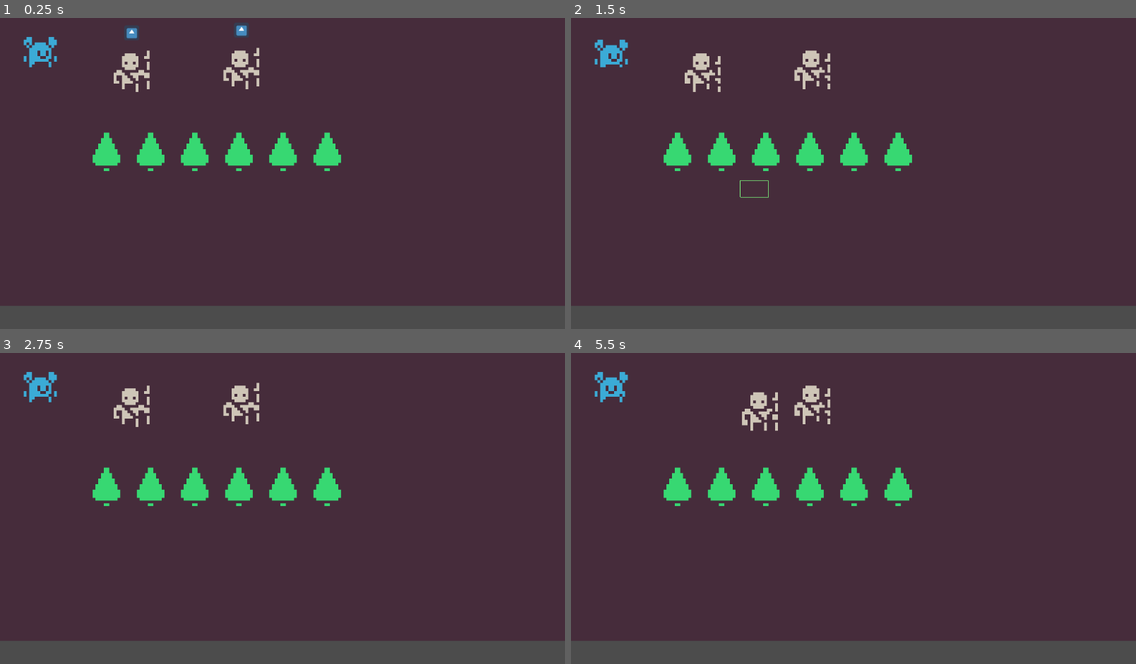
Above: before the commit, frames 1-4 (two rows, left to right).
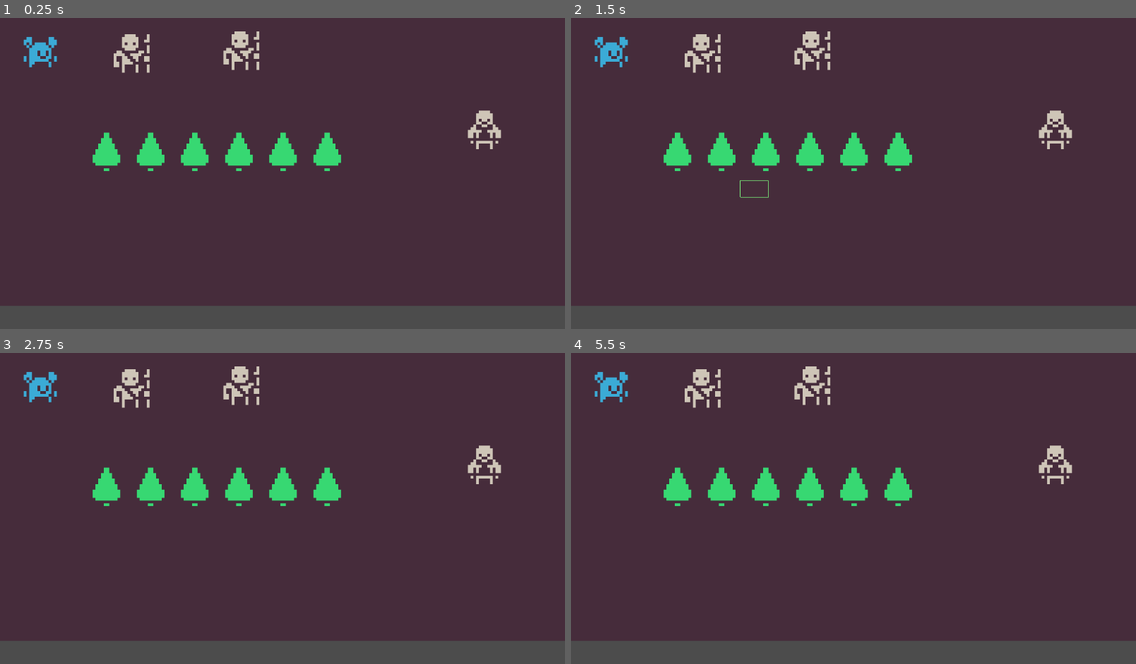
Above: after the commit, the same moments.

Repository: BasicLich/MizJam-3
Game: Godot game, scene res://Levels/Lvl1.tscn
The game is run twice, just before and just after one commit, with the same random seed, the same clock (stepped at 60 frames per second) and the same inputs. The engine's default icon, where the game draws it, is replaced by a stand-in: a white triangle on a blue panel in a dark square.
Inputs (mouse positions are in pixels of both pictures, inside the frame that each line leads up to):
- Up to frame 1 (0.25 s): no input
- Up to frame 2 (1.5 s): move the mouse to (977, 148) at 0.52 s; hold Right mouse button (right_click) 0.53-1.25 s; click (977, 148) at 0.67 s; drag from (740, 179) to (825, 229) at 1.27 s
- Up to frame 3 (2.75 s): move the mouse to (339, 427) at 2.02 s; hold Right mouse button (right_click) from 2.03 s (still down); click (339, 427) at 2.17 s
- Up to frame 4 (5.5 s): release Right mouse button (right_click) at 2.75 s; drag from (825, 564) to (684, 449) at 2.77 s; move the mouse to (1023, 548) at 3.52 s; hold Right mouse button (right_click) 3.53-4.25 s; click (1023, 548) at 3.67 s; drag from (684, 449) to (768, 415) at 4.27 s; move the mouse to (881, 499) at 5.02 s; hold Right mouse button (right_click) from 5.03 s (still down); click (881, 499) at 5.17 s

The runs differ from the first frame. In frame 1, 1.5% of the frame differs, in the area x 20-89%, y 2-43%; in frame 2, 1.6%; in frame 3, 1.4%; in frame 4, 1.7%, in the area x 6-89%, y 4-43%.

Commit message:
Villager start

Diff:
--- a/Character/player.gd
+++ b/Character/player.gd
@@ -21,9 +21,9 @@
 
 func _input(event):
 	if is_selected:
-		$Selected.show()
+		$HealthBar.show()
 	else:
-		$Selected.hide()
+		$HealthBar.hide()
 	if event.is_action_pressed('right_click') and is_selected:
 		is_gathering = false
 		$AnimatedSprite.play("Run")
@@ -50,7 +50,8 @@
 		elif distance_to_next <= 1.0 :
 			path.remove(0)
 			set_process(false)
-			$AnimatedSprite.play("Idle")
+			if path.size() == 0:
+				$AnimatedSprite.play("Idle")
 			break
 		starting_point = path[0]
 
@@ -61,7 +62,7 @@
 
 func _get_path():
 	if is_selected:
-		path = NavScriptNode.request_path(self.global_position)
+		path = NavScriptNode.request_path(self.global_position, get_global_mouse_position())
 
 func set_path(value : PoolVector2Array):
 	is_gathering = true
--- a/Character/player.tscn
+++ b/Character/player.tscn
@@ -2,7 +2,7 @@
 
 [ext_resource path="res://Character/Art/blue_char.png" type="Texture" id=1]
 [ext_resource path="res://Character/player.gd" type="Script" id=2]
-[ext_resource path="res://icon.png" type="Texture" id=3]
+[ext_resource path="res://UI/HealthBar/health_bar.tscn" type="PackedScene" id=3]
 
 [sub_resource type="AtlasTexture" id=1]
 atlas = ExtResource( 1 )
@@ -59,14 +59,14 @@
 position = Vector2( 0, -8 )
 frames = SubResource( 9 )
 animation = "Idle"
+frame = 4
 playing = true
 
 [node name="CollisionShape2D" type="CollisionShape2D" parent="."]
 position = Vector2( 0.128517, -4.50207 )
 shape = SubResource( 10 )
 
-[node name="Selected" type="Sprite" parent="."]
+[node name="HealthBar" parent="." instance=ExtResource( 3 )]
 visible = false
-position = Vector2( -0.160488, -14.5211 )
-scale = Vector2( 0.061723, 0.0600015 )
-texture = ExtResource( 3 )
+margin_top = -19.9434
+margin_bottom = -3.9434
--- a/Levels/Lvl1.tscn
+++ b/Levels/Lvl1.tscn
@@ -1,10 +1,11 @@
-[gd_scene load_steps=6 format=2]
+[gd_scene load_steps=7 format=2]
 
 [ext_resource path="res://Levels/world.gd" type="Script" id=1]
 [ext_resource path="res://Levels/world_tile.tscn" type="PackedScene" id=2]
 [ext_resource path="res://Character/player.tscn" type="PackedScene" id=3]
 [ext_resource path="res://Character/Camera.tscn" type="PackedScene" id=4]
-[ext_resource path="res://Units/warrior_1/warrior_1.tscn" type="PackedScene" id=5]
+[ext_resource path="res://Units/Friendly/warrior_1/warrior_1.tscn" type="PackedScene" id=5]
+[ext_resource path="res://Units/Hostile/Villager/Villager.tscn" type="PackedScene" id=6]
 
 [node name="Lvl1" type="Node2D"]
 z_index = 5
@@ -28,3 +29,6 @@
 
 [node name="Warrior_2" parent="." instance=ExtResource( 5 )]
 position = Vector2( 48.5301, 27.1769 )
+
+[node name="Villager" parent="." instance=ExtResource( 6 )]
+position = Vector2( 177.133, 47.8983 )
--- a/Levels/world.gd
+++ b/Levels/world.gd
@@ -28,7 +28,8 @@
 				drag_start = get_global_mouse_position()
 			else:
 				for item in selected:
-					item.collider.is_selected = false
+					if item.collider.is_in_group("Friendly"):
+						item.collider.is_selected = false
 				dragging = true
 				drag_start = get_global_mouse_position()
 				selected = []
@@ -43,7 +44,8 @@
 			query.transform = Transform2D(0, (drag_end + drag_start) / 2)
 			selected = space.intersect_shape(query)
 			for item in selected:
-				item.collider.is_selected = true
+				if item.collider.is_in_group("Friendly"):
+					item.collider.is_selected = true
 	if event is InputEventMouseMotion and dragging:
 		update()
 
@@ -55,6 +57,6 @@
 
 
 
-func request_path(actor_position : Vector2):
-	var new_path : = nav_2d.get_simple_path(actor_position, get_global_mouse_position())
+func request_path(actor_position : Vector2, target : Vector2):
+	var new_path : = nav_2d.get_simple_path(actor_position, target)
 	return new_path
--- /dev/null
+++ b/UI/HealthBar/health_bar.tscn
@@ -0,0 +1,19 @@
+[gd_scene load_steps=4 format=2]
+
+[ext_resource path="res://UI/HealthBar/Progress.png" type="Texture" id=1]
+[ext_resource path="res://UI/HealthBar/Outline.png" type="Texture" id=2]
+[ext_resource path="res://UI/HealthBar/Under.png" type="Texture" id=3]
+
+[node name="HealthBar" type="TextureProgress"]
+margin_left = -3.71143
+margin_top = -3.9434
+margin_right = 12.2886
+margin_bottom = 12.0566
+rect_scale = Vector2( 0.5, 0.5 )
+value = 100.0
+texture_under = ExtResource( 3 )
+texture_over = ExtResource( 2 )
+texture_progress = ExtResource( 1 )
+__meta__ = {
+"_edit_use_anchors_": false
+}
--- a/Units/warrior_1/warrior_1.gd
+++ b/Units/Friendly/warrior_1/warrior_1.gd
@@ -11,6 +11,8 @@
 var velocity = Vector2()
 var collision
 
+var target
+
 var is_gathering : bool = false
 
 func _ready():
@@ -21,11 +23,13 @@
 
 func _input(event):
 	if is_selected:
-		$Selected.show()
+		$HealthBar.show()
 	else:
-		$Selected.hide()
+		$HealthBar.hide()
 	if event.is_action_pressed('right_click') and is_selected:
+		$Aggro/AggroCollider.disabled = true
 		is_gathering = false
+		_stop_chase()
 		$AnimatedSprite.play("Run")
 
 
@@ -49,8 +53,10 @@
 			break
 		elif distance_to_next <= 1.0 :
 			path.remove(0)
+			if path.size() == 0:
+				$AnimatedSprite.play("Idle")
+				$Aggro/AggroCollider.disabled = false
 			set_process(false)
-			$AnimatedSprite.play("Idle")
 			break
 		starting_point = path[0]
 
@@ -61,7 +67,7 @@
 
 func _get_path():
 	if is_selected:
-		path = NavScriptNode.request_path(self.global_position)
+		path = NavScriptNode.request_path(self.global_position, get_global_mouse_position())
 
 func set_path(value : PoolVector2Array):
 	is_gathering = true
@@ -69,3 +75,28 @@
 	if value.size() == 0:
 		return
 	set_process(true)
+
+
+
+func _on_Aggro_body_entered(body):
+	if body.is_in_group("Hostile"):
+		target = body
+		_chase_target(target)
+		$AggroTimer.start()
+
+
+func _on_AggroTimer_timeout():
+	_chase_target(target)
+
+
+func _chase_target(_target):
+	path = NavScriptNode.request_path(self.global_position, _target.global_position)
+
+func _stop_chase():
+	$AggroTimer.stop()
+	target = null
+
+
+func _on_Aggro_body_exited(body):
+	if body == target:
+		_stop_chase()
--- /dev/null
+++ b/Units/Friendly/warrior_1/warrior_1.tscn
@@ -0,0 +1,126 @@
+[gd_scene load_steps=20 format=2]
+
+[ext_resource path="res://Units/Friendly/warrior_1/Warrior-Sheet.png" type="Texture" id=1]
+[ext_resource path="res://Units/Friendly/warrior_1/warrior_1.gd" type="Script" id=2]
+[ext_resource path="res://UI/HealthBar/health_bar.tscn" type="PackedScene" id=3]
+
+[sub_resource type="AtlasTexture" id=1]
+atlas = ExtResource( 1 )
+region = Rect2( 0, 0, 16, 16 )
+
+[sub_resource type="AtlasTexture" id=2]
+atlas = ExtResource( 1 )
+region = Rect2( 80, 0, 16, 16 )
+
+[sub_resource type="AtlasTexture" id=3]
+atlas = ExtResource( 1 )
+region = Rect2( 16, 0, 16, 16 )
+
+[sub_resource type="AtlasTexture" id=4]
+atlas = ExtResource( 1 )
+region = Rect2( 64, 0, 16, 16 )
+
+[sub_resource type="AtlasTexture" id=5]
+atlas = ExtResource( 1 )
+region = Rect2( 80, 0, 16, 16 )
+
+[sub_resource type="AtlasTexture" id=6]
+atlas = ExtResource( 1 )
+region = Rect2( 96, 0, 16, 16 )
+
+[sub_resource type="AtlasTexture" id=7]
+atlas = ExtResource( 1 )
+region = Rect2( 112, 0, 16, 16 )
+
+[sub_resource type="AtlasTexture" id=8]
+atlas = ExtResource( 1 )
+region = Rect2( 128, 0, 16, 16 )
+
+[sub_resource type="AtlasTexture" id=9]
+atlas = ExtResource( 1 )
+region = Rect2( 144, 0, 16, 16 )
+
+[sub_resource type="AtlasTexture" id=10]
+atlas = ExtResource( 1 )
+region = Rect2( 0, 0, 16, 16 )
+
+[sub_resource type="AtlasTexture" id=11]
+atlas = ExtResource( 1 )
+region = Rect2( 16, 0, 16, 16 )
+
+[sub_resource type="AtlasTexture" id=12]
+atlas = ExtResource( 1 )
+region = Rect2( 32, 0, 16, 16 )
+
+[sub_resource type="AtlasTexture" id=13]
+atlas = ExtResource( 1 )
+region = Rect2( 48, 0, 16, 16 )
+
+[sub_resource type="SpriteFrames" id=14]
+animations = [ {
+"frames": [ SubResource( 1 ), SubResource( 2 ), SubResource( 3 ) ],
+"loop": true,
+"name": "Idle",
+"speed": 2.0
+}, {
+"frames": [ SubResource( 4 ), SubResource( 5 ), SubResource( 6 ), SubResource( 7 ), SubResource( 8 ), SubResource( 9 ) ],
+"loop": true,
+"name": "Attack",
+"speed": 5.0
+}, {
+"frames": [ SubResource( 10 ), SubResource( 11 ), SubResource( 12 ), SubResource( 13 ) ],
+"loop": true,
+"name": "Run",
+"speed": 5.0
+} ]
+
+[sub_resource type="CapsuleShape2D" id=15]
+radius = 5.03905
+height = 3.17982
+
+[sub_resource type="CircleShape2D" id=16]
+radius = 69.9949
+
+[node name="Warrior_1" type="KinematicBody2D" groups=[
+"Friendly",
+]]
+input_pickable = true
+script = ExtResource( 2 )
+
+[node name="AnimatedSprite" type="AnimatedSprite" parent="." groups=[
+"Friendly",
+]]
+position = Vector2( 0, -7 )
+frames = SubResource( 14 )
+animation = "Idle"
+frame = 1
+playing = true
+
+[node name="CollisionShape2D" type="CollisionShape2D" parent="." groups=[
+"Friendly",
+]]
+visible = false
+position = Vector2( 0, -7.40044 )
+shape = SubResource( 15 )
+
+[node name="HealthBar" parent="." groups=[
+"Friendly",
+] instance=ExtResource( 3 )]
+visible = false
+margin_top = -22.9434
+margin_bottom = -6.9434
+
+[node name="Aggro" type="Area2D" parent="." groups=[
+"Friendly",
+]]
+
+[node name="AggroCollider" type="CollisionShape2D" parent="Aggro" groups=[
+"Friendly",
+]]
+position = Vector2( 0, -7 )
+shape = SubResource( 16 )
+
+[node name="AggroTimer" type="Timer" parent="."]
+[connection signal="body_entered" from="Aggro" to="." method="_on_Aggro_body_entered"]
+[connection signal="body_exited" from="Aggro" to="." method="_on_Aggro_body_exited"]
+[connection signal="timeout" from="AggroTimer" to="." method="_on_AggroTimer_timeout"]
--- /dev/null
+++ b/Units/Hostile/Villager/Villager.gd
@@ -0,0 +1,18 @@
+extends KinematicBody2D
+
+export var health : float = 20
+
+
+# Called when the node enters the scene tree for the first time.
+func _ready():
+	pass # Replace with function body.
+
+
+# Called every frame. 'delta' is the elapsed time since the previous frame.
+#func _process(delta):
+#	pass
+
+
+func _on_FearRange_body_entered(body):
+	if body.is_in_group("Friendly"):
+		print("AAAAHHHHH")
--- /dev/null
+++ b/Units/Hostile/Villager/Villager.tscn
@@ -0,0 +1,57 @@
+[gd_scene load_steps=10 format=2]
+
+[ext_resource path="res://Units/Hostile/Villager/Villager-Sheet.png" type="Texture" id=1]
+[ext_resource path="res://Units/Hostile/Villager/Villager.gd" type="Script" id=2]
+
+[sub_resource type="AtlasTexture" id=1]
+atlas = ExtResource( 1 )
+region = Rect2( 0, 0, 16, 16 )
+
+[sub_resource type="AtlasTexture" id=2]
+atlas = ExtResource( 1 )
+region = Rect2( 16, 0, 16, 16 )
+
+[sub_resource type="AtlasTexture" id=3]
+atlas = ExtResource( 1 )
+region = Rect2( 32, 0, 16, 16 )
+
+[sub_resource type="AtlasTexture" id=4]
+atlas = ExtResource( 1 )
+region = Rect2( 48, 0, 16, 16 )
+
+[sub_resource type="SpriteFrames" id=5]
+animations = [ {
+"frames": [ SubResource( 1 ), SubResource( 2 ), SubResource( 3 ), SubResource( 4 ) ],
+"loop": true,
+"name": "default",
+"speed": 5.0
+} ]
+
+[sub_resource type="CapsuleShape2D" id=6]
+radius = 5.10226
+height = 4.59369
+
+[sub_resource type="CircleShape2D" id=7]
+radius = 40.7657
+
+[node name="Villager" type="KinematicBody2D" groups=[
+"Hostile",
+]]
+script = ExtResource( 2 )
+
+[node name="Body" type="AnimatedSprite" parent="."]
+position = Vector2( -0.188934, 0 )
+frames = SubResource( 5 )
+frame = 1
+playing = true
+
+[node name="CollisionShape2D" type="CollisionShape2D" parent="."]
+visible = false
+shape = SubResource( 6 )
+
+[node name="FearRange" type="Area2D" parent="."]
+
+[node name="CollisionShape2D" type="CollisionShape2D" parent="FearRange"]
+visible = false
+shape = SubResource( 7 )
+[connection signal="body_entered" from="FearRange" to="." method="_on_FearRange_body_entered"]
--- a/Units/warrior_1/warrior_1.tscn
+++ /dev/null
@@ -1,98 +0,0 @@
-[gd_scene load_steps=19 format=2]
-
-[ext_resource path="res://Units/warrior_1/warrior_1.gd" type="Script" id=1]
-[ext_resource path="res://icon.png" type="Texture" id=2]
-[ext_resource path="res://Units/warrior_1/Warrior-Sheet.png" type="Texture" id=3]
-
-[sub_resource type="AtlasTexture" id=1]
-atlas = ExtResource( 3 )
-region = Rect2( 64, 0, 16, 16 )
-
-[sub_resource type="AtlasTexture" id=2]
-atlas = ExtResource( 3 )
-region = Rect2( 80, 0, 16, 16 )
-
-[sub_resource type="AtlasTexture" id=3]
-atlas = ExtResource( 3 )
-region = Rect2( 96, 0, 16, 16 )
-
-[sub_resource type="AtlasTexture" id=4]
-atlas = ExtResource( 3 )
-region = Rect2( 112, 0, 16, 16 )
-
-[sub_resource type="AtlasTexture" id=5]
-atlas = ExtResource( 3 )
-region = Rect2( 128, 0, 16, 16 )
-
-[sub_resource type="AtlasTexture" id=6]
-atlas = ExtResource( 3 )
-region = Rect2( 144, 0, 16, 16 )
-
-[sub_resource type="AtlasTexture" id=7]
-atlas = ExtResource( 3 )
-region = Rect2( 0, 0, 16, 16 )
-
-[sub_resource type="AtlasTexture" id=8]
-atlas = ExtResource( 3 )
-region = Rect2( 32, 0, 16, 16 )
-
-[sub_resource type="AtlasTexture" id=9]
-atlas = ExtResource( 3 )
-region = Rect2( 48, 0, 16, 16 )
-
-[sub_resource type="AtlasTexture" id=10]
-atlas = ExtResource( 3 )
-region = Rect2( 0, 0, 16, 16 )
-
-[sub_resource type="AtlasTexture" id=11]
-atlas = ExtResource( 3 )
-region = Rect2( 16, 0, 16, 16 )
-
-[sub_resource type="AtlasTexture" id=12]
-atlas = ExtResource( 3 )
-region = Rect2( 32, 0, 16, 16 )
-
-[sub_resource type="AtlasTexture" id=13]
-atlas = ExtResource( 3 )
-region = Rect2( 48, 0, 16, 16 )
-
-[sub_resource type="SpriteFrames" id=14]
-animations = [ {
-"frames": [ SubResource( 1 ), SubResource( 2 ), SubResource( 3 ), SubResource( 4 ), SubResource( 5 ), SubResource( 6 ) ],
-"loop": true,
-"name": "Attack",
-"speed": 5.0
-}, {
-"frames": [ SubResource( 7 ), SubResource( 8 ), SubResource( 9 ) ],
-"loop": true,
-"name": "Idle",
-"speed": 2.0
-}, {
-"frames": [ SubResource( 10 ), SubResource( 11 ), SubResource( 12 ), SubResource( 13 ) ],
-"loop": true,
-"name": "Run",
-"speed": 5.0
-} ]
-
-[sub_resource type="CapsuleShape2D" id=15]
-radius = 5.03905
-height = 3.17982
-
-[node name="Warrior_1" type="KinematicBody2D"]
-input_pickable = true
-script = ExtResource( 1 )
-
-[node name="AnimatedSprite" type="AnimatedSprite" parent="."]
-frames = SubResource( 14 )
-animation = "Run"
-frame = 2
-playing = true
-
-[node name="Selected" type="Sprite" parent="."]
-position = Vector2( 0.579121, -14.5128 )
-scale = Vector2( 0.0842654, 0.0842654 )
-texture = ExtResource( 2 )
-
-[node name="CollisionShape2D" type="CollisionShape2D" parent="."]
-position = Vector2( 0, 0.59956 )
-shape = SubResource( 15 )
Binary file added: UI/HealthBar/Outline.png
Not shown, added: UI/HealthBar/Outline.png.import
Binary file added: UI/HealthBar/Progress.png
Not shown, added: UI/HealthBar/Progress.png.import
Binary file added: UI/HealthBar/Under.png
Not shown, added: UI/HealthBar/Under.png.import
Renamed: Units/warrior_1/Warrior-Sheet.png -> Units/Friendly/warrior_1/Warrior-Sheet.png
Not shown, added: Units/Friendly/warrior_1/Warrior-Sheet.png.import
Binary file added: Units/Hostile/Villager/Villager-Sheet.png
Not shown, changed: Units/Hostile/Villager/Villager-Sheet.png.import
